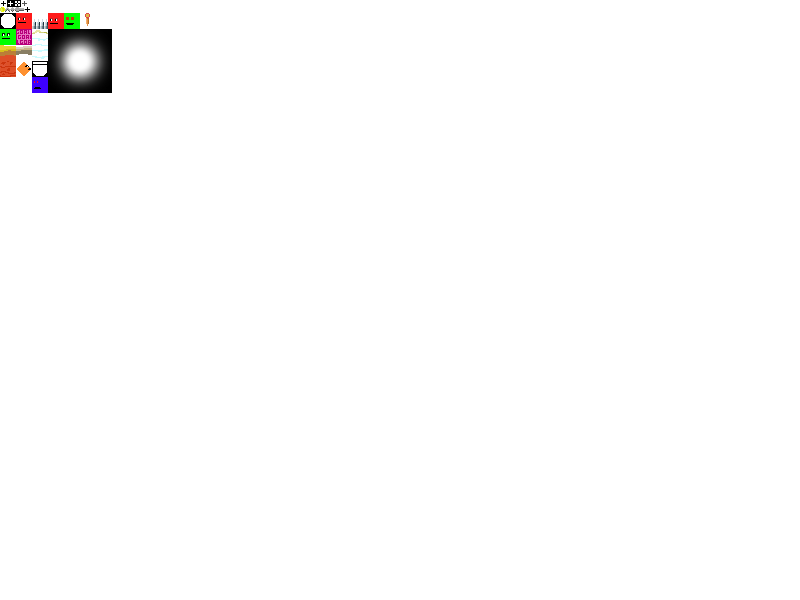
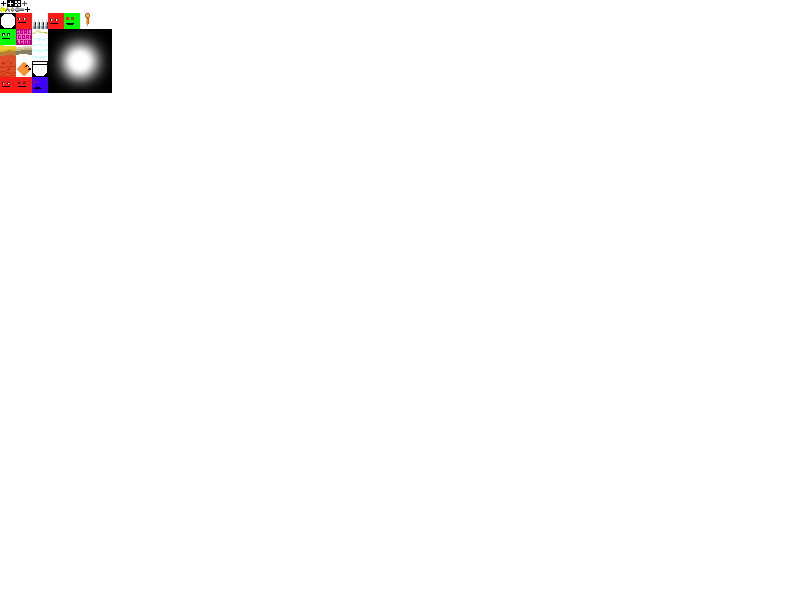
Layered file, before and after one edit (w=800, h=600). Changes by layer:
added layer "PlayerFrame1" in group "Player" over [0, 77, 16, 93]
renamed "PlayerFrame1" to "PlayerFrame4", painted on it over [16, 77, 32, 93]
